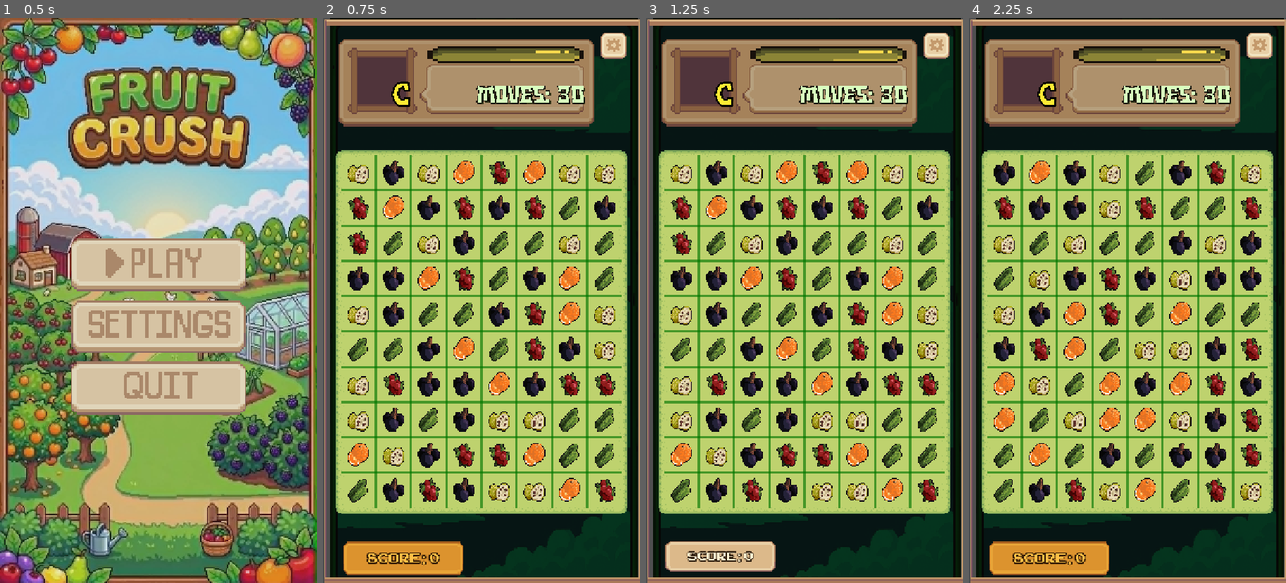
Above: before the commit, frames 1-4 (left to right).
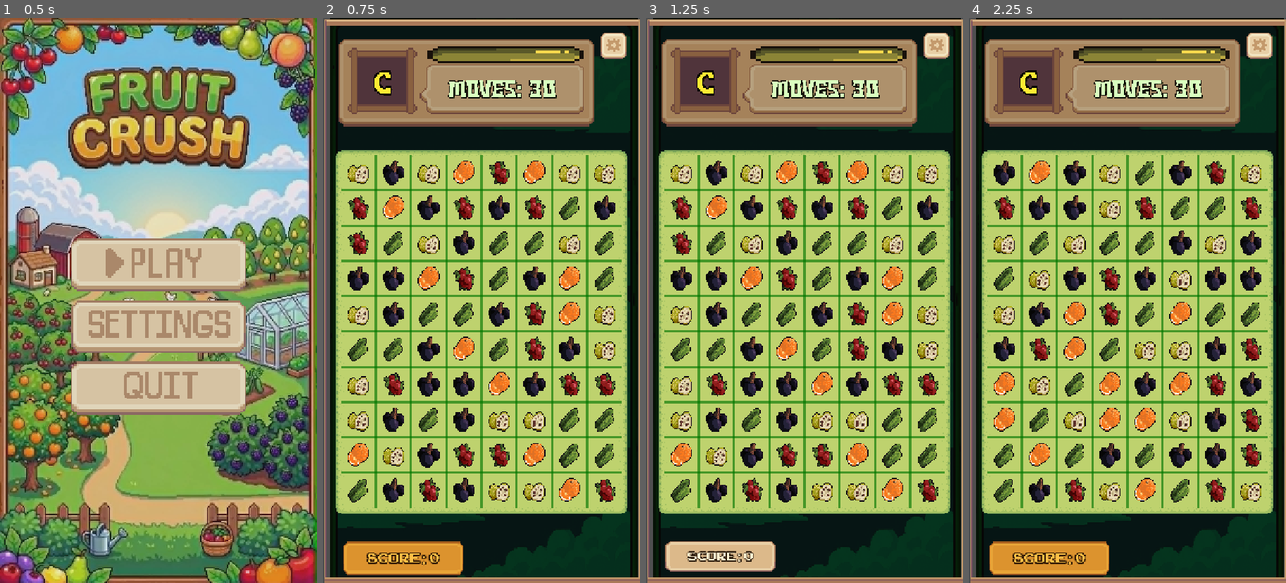
Above: after the commit, the same moments.

Repository: danieljuan6278/Fruit
Game: Godot game, scene res://scene/main_menu.tscn
The game is run twice, just before and just after one commit, with the same random seed, the same clock (stepped at 60 frames per second) and the same inputs.
Inputs (mouse positions are in pixels of both pictures, inside the frame that each line leads up to):
- Up to frame 1 (0.5 s): no input
- Up to frame 2 (0.75 s): click (481, 266) at 0.5 s
- Up to frame 3 (1.25 s): no input
- Up to frame 4 (2.25 s): click (1260, 46) at 1.25 s; click (1127, 345) at 2 s

Frame 1 is identical in both runs. In frame 2, 1.7% of the frame differs, in the area x 16-83%, y 9-16%; in frame 3, 1.7%; in frame 4, 1.7%.

Commit message:
Revert "feat: create game scene with UI manager and HUD elements"
This reverts commit ae9770c3cbbb0e1133f832df1cc20dafe376d806.

Diff:
--- a/scene/game.tscn
+++ b/scene/game.tscn
@@ -93,10 +93,10 @@
 
 [node name="RankLabel" type="Label" parent="score_label" unique_id=1758124079]
 texture_filter = 1
-offset_left = 36.0
-offset_top = 110.0
-offset_right = 320.0
-offset_bottom = 240.0
+offset_left = -6.0
+offset_top = 84.0
+offset_right = 278.0
+offset_bottom = 214.0
 theme_override_colors/font_color = Color(1, 0.92, 0.2, 1)
 theme_override_colors/font_shadow_color = Color(0.15, 0.1, 0, 0.7)
 theme_override_colors/font_outline_color = Color(0, 0, 0, 1)
@@ -111,10 +111,10 @@
 
 [node name="MovesLabel" type="Label" parent="score_label" unique_id=307979590]
 texture_filter = 1
-offset_left = 330.0
-offset_top = 110.0
-offset_right = 616.0
-offset_bottom = 240.0
+offset_left = 265.0
+offset_top = 97.0
+offset_right = 551.0
+offset_bottom = 227.0
 theme_override_colors/font_color = Color(0.85, 1, 0.75, 1)
 theme_override_colors/font_shadow_color = Color(0.05, 0.1, 0, 0.5)
 theme_override_colors/font_outline_color = Color(0, 0, 0, 0.8)
